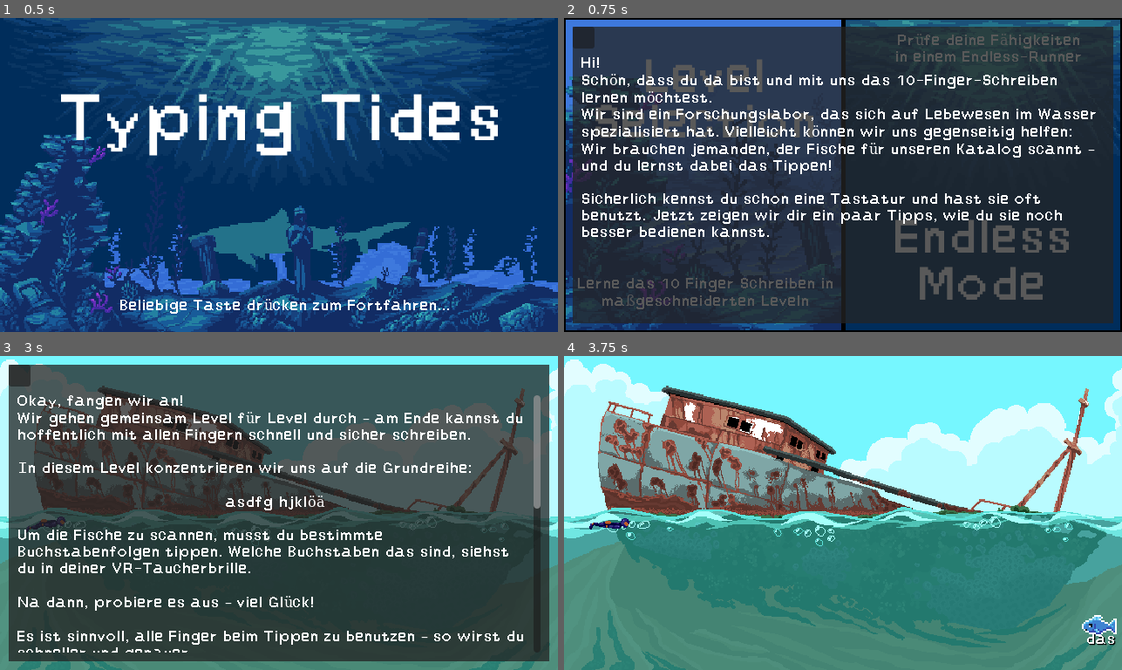
Above: before the commit, frames 1-4 (two rows, left to right).
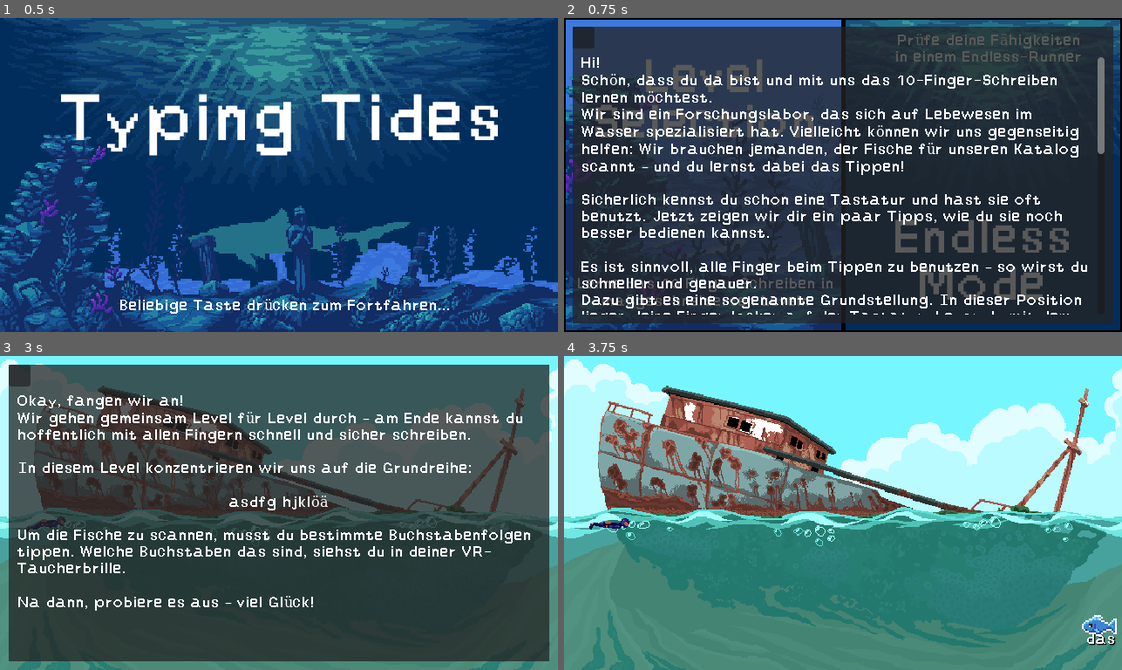
Above: after the commit, the same moments.

Repository: lehmius/typing-tides
Game: Godot game, scene res://scenes/game.tscn
Two runs of this game, one before a commit and one after it. Both use one fixed random seed, a clock stepped at 60 frames per second and the inputs below. The engine's default icon, where the game draws it, is replaced by a stand-in: a white triangle on a blue panel in a dark square.
Inputs (mouse positions are in pixels of both pictures, inside the frame that each line leads up to):
- Up to frame 1 (0.5 s): no input
- Up to frame 2 (0.75 s): tap Enter at 0.5 s; move the mouse to (965, 159) at 0.52 s; click (965, 159) at 0.67 s
- Up to frame 3 (3 s): click (22, 374) at 1.25 s; tap Space at 2 s; move the mouse to (167, 528) at 2.02 s; click (167, 528) at 2.17 s; click (78, 434) at 2.75 s
- Up to frame 4 (3.75 s): click (586, 374) at 3.5 s

Frame 1 is identical in both runs. In frame 2, 7.5% of the frame differs, in the area x 3-97%, y 12-95%; in frame 3, 4.2%; in frame 4, nothing differs.

Commit message:
Corrected 0-1 and 1 text and added images

Diff:
--- a/data/level_data/0-1_informational_text.tres
+++ b/data/level_data/0-1_informational_text.tres
@@ -8,5 +8,20 @@
 Schön, dass du da bist und mit uns das 10-Finger-Schreiben lernen möchtest.
 Wir sind ein Forschungslabor, das sich auf Lebewesen im Wasser spezialisiert hat. Vielleicht können wir uns gegenseitig helfen: Wir brauchen jemanden, der Fische für unseren Katalog scannt – und du lernst dabei das Tippen!
 
-Sicherlich kennst du schon eine Tastatur und hast sie oft benutzt. Jetzt zeigen wir dir ein paar Tipps, wie du sie noch besser bedienen kannst."
+Sicherlich kennst du schon eine Tastatur und hast sie oft benutzt. Jetzt zeigen wir dir ein paar Tipps, wie du sie noch besser bedienen kannst.
+
+Es ist sinnvoll, alle Finger beim Tippen zu benutzen – so wirst du schneller und genauer.
+Dazu gibt es eine sogenannte Grundstellung. In dieser Position liegen deine Finger locker auf der Tastatur, bevor du mit dem Tippen beginnst.
+
+Schließe dafür einmal deine Augen und finde auf der Tastatur zwei Tasten mit kleinen Erhebungen.
+Wenn du sie gefunden hast, lege jeweils einen Zeigefinger darauf. Die restlichen Finger legst du locker auf die danebenliegenden Tasten.
+
+Das sollte ungefähr so aussehen:
+[center][img]res://assets/levels/menu_screens/tastatur_vollstaendig.png[/img][/center]
+
+Um richtig schnell zu werden, ist es wichtig, dass du die Bewegungen automatisch machst – aus deinem Unterbewusstsein heraus.
+Deshalb: Versuche,
+nicht auf die Tastatur zu schauen.
+Das ist am Anfang ungewohnt, aber du wirst mit der Zeit immer besser.
+"
 metadata/_custom_type_script = "uid://cm7gc1lxtalgf"
--- a/data/level_data/1_informational_text.tres
+++ b/data/level_data/1_informational_text.tres
@@ -13,20 +13,5 @@
 
 Um die Fische zu scannen, musst du bestimmte Buchstabenfolgen tippen. Welche Buchstaben das sind, siehst du in deiner VR-Taucherbrille.
 
-Na dann, probiere es aus – viel Glück!
-
-Es ist sinnvoll, alle Finger beim Tippen zu benutzen – so wirst du schneller und genauer.
-Dazu gibt es eine sogenannte Grundstellung. In dieser Position liegen deine Finger locker auf der Tastatur, bevor du mit dem Tippen beginnst.
-
-Schließe dafür einmal deine Augen und finde auf der Tastatur zwei Tasten mit kleinen Erhebungen.
-Wenn du sie gefunden hast, lege jeweils einen Zeigefinger darauf. Die restlichen Finger legst du locker auf die danebenliegenden Tasten.
-
-Das sollte ungefähr so aussehen:
-[center][img][/img][/center]
-
-Um richtig schnell zu werden, ist es wichtig, dass du die Bewegungen automatisch machst – aus deinem Unterbewusstsein heraus.
-Deshalb: Versuche,
-nicht auf die Tastatur zu schauen.
-Das ist am Anfang ungewohnt, aber du wirst mit der Zeit immer besser.
-"
+Na dann, probiere es aus – viel Glück!"
 metadata/_custom_type_script = "uid://cm7gc1lxtalgf"
